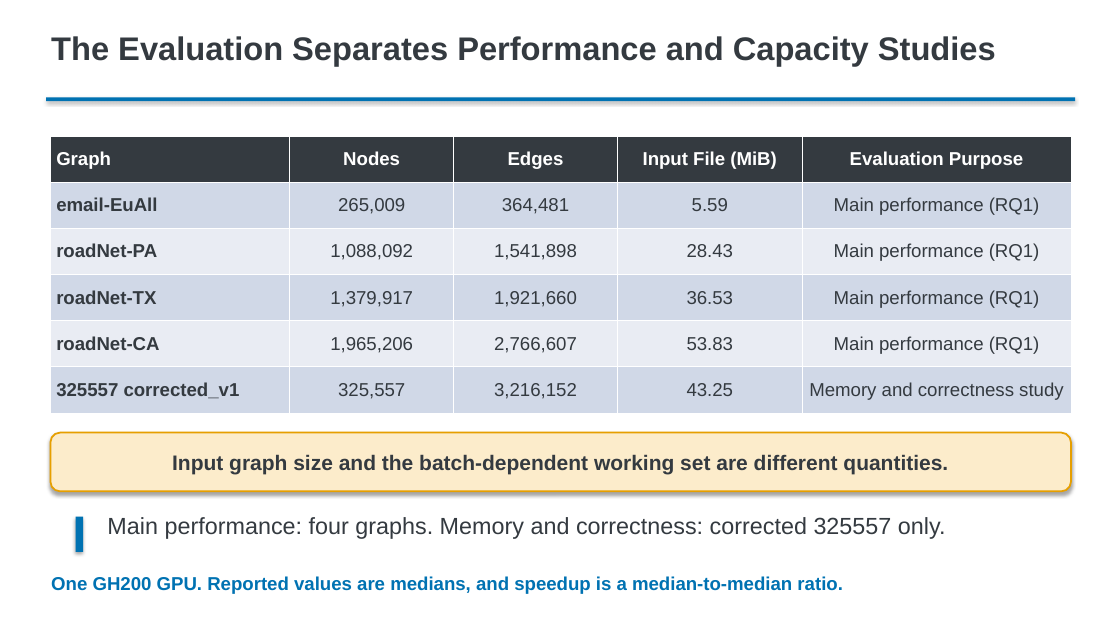
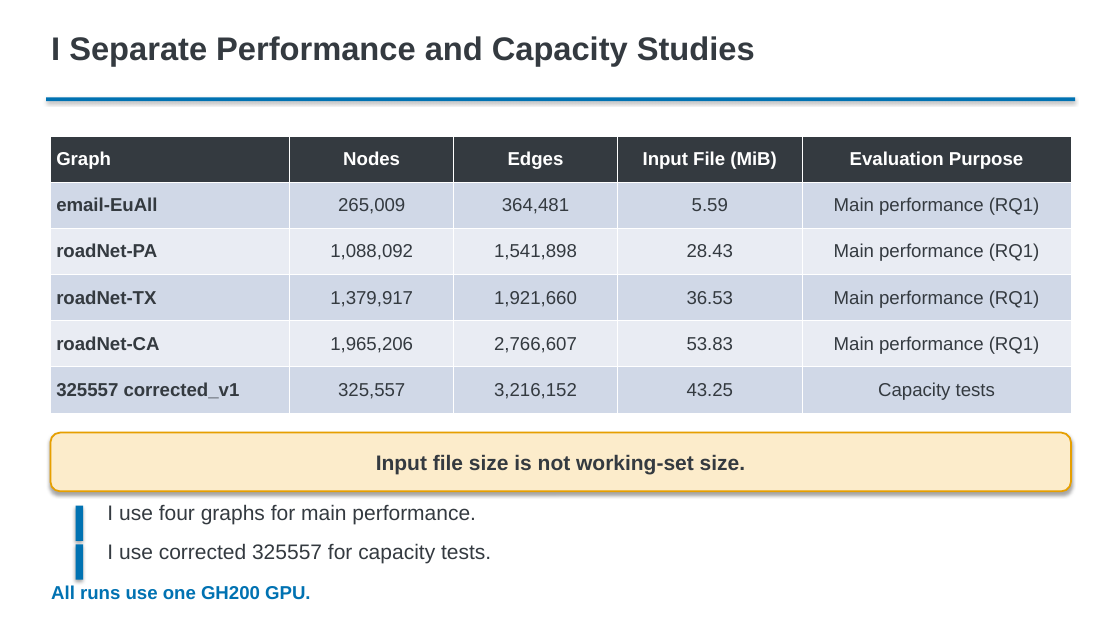
Before and after one commit to m5291091/lab, a slide deck: slide 9 of thesis_bc_project/docs/thesis/presentation/editable/master_thesis_presentation_v1.pptx (slide 7 before the commit). Drawn at 1120x630 pixels with LibreOffice and Linux fonts; fonts in the diff are those of the drawing. Boxes give left, top, right and bottom in pixels: in the first picture for what was removed or moved away, otherwise in the second. Text is boxed around its words. In the diff, an @@ line names an element or a change of style, - is before the commit and + after.

```diff
--- a/thesis_bc_project/docs/thesis/presentation/editable/master_thesis_presentation_v1.pptx
+++ b/thesis_bc_project/docs/thesis/presentation/editable/master_thesis_presentation_v1.pptx
@@ text at (51,36,755,66): text changed @@
-The Evaluation Separates Performance and Capacity Studies
+I Separate Performance and Capacity Studies
@@ table at (50,136,1071,413) @@
-row 6, column 5: Memory and correctness study
+row 6, column 5: Capacity tests
@@ text in rounded rectangle at (376,454,745,474): text changed @@
-Input graph size and the batch-dependent working set are different quantities.
+Input file size is not working-set size.
@@ rectangle: place and size @@
-rectangle at (76,517,83,552)
+rectangle at (76,506,83,541)
@@ text at (107,504,476,525): text changed; size 20 to 18 pt @@
-Main performance: four graphs. Memory and correctness: corrected 325557 only.
+I use four graphs for main performance.
@@ rectangle added at (76,544,83,580), fill #0072B2 @@
@@ text added at (107,543,491,563), 18 pt, text #343A40 @@
+I use corrected 325557 for capacity tests.
@@ text at (51,585,310,600): text changed @@
-One GH200 GPU. Reported values are medians, and speedup is a median-to-median ratio.
+All runs use one GH200 GPU.
```
Also in this commit, not shown: 13 other slides changed, 6 slides added, 5 slides removed, 5 other files.
